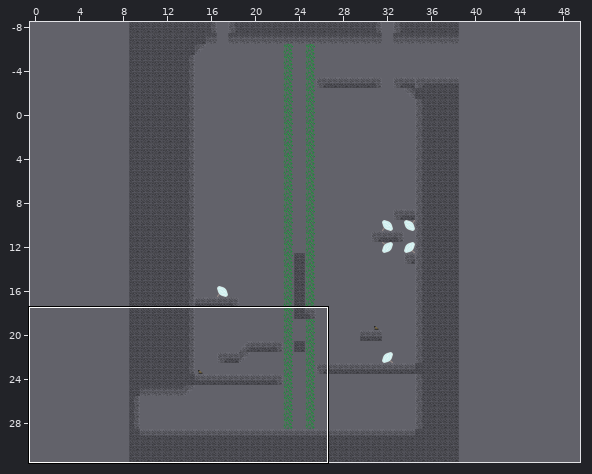
One commit to this Tiled map: android/assets/level11.tmx. The first picture is a wide view before the edit; the outline marks the close-up.
Close-up. As it was:
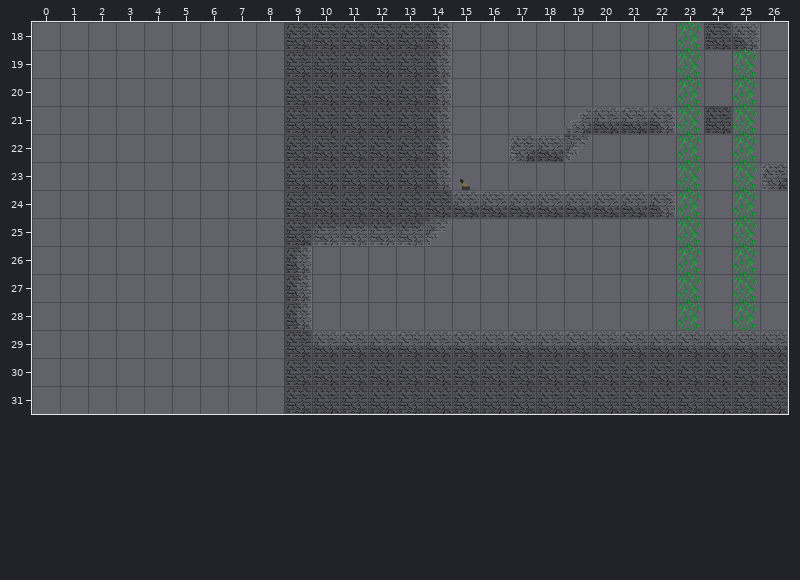
Cells are 32x32 px. Shown: x 0..26, y 18..31. The commit also changed other parts of the map, which this record leaves out. The old version is drawn lined up with the new one.
Once edited:
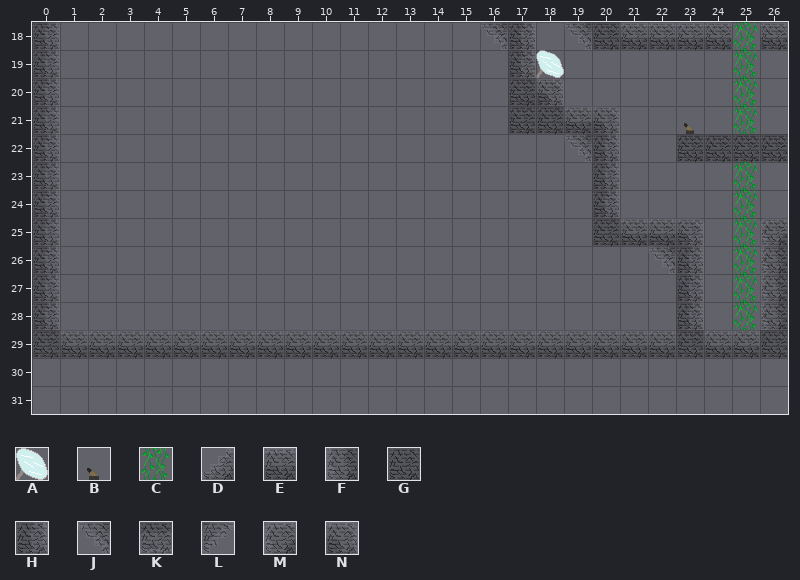
Key: from "objects": A 32, B 43, C 48; from "tileset": D 0, E 1, F 4, G 5, H 6, J 8, K 9, L 10, M 12, N 13.
_ is an empty cell.
Objects are placed by their top-left corner, in cells (3,4 is the top-left corner of cell 3,4); size is 1x1 cell unless given.
Edits made:
{"change": "map size 30x40 -> 50x30 cells (old content now starts at 9,-8; both pictures use the new coordinates)"}
{"where": "layer \"Kachelebene 1\""}
{"y":18,"x":0,"old":"_","new":"H"}
{"y":18,"x":9,"old":"GGGGGH","new":"______"}
{"y":18,"x":16,"old":"__","new":"JH"}
{"y":18,"x":19,"old":"____CGN_","new":"JGEEEECE"}
{"y":19,"x":0,"old":"_","new":"H"}
{"y":19,"x":9,"old":"GGGGGH","new":"______"}
{"y":19,"x":17,"old":"__","new":"HA"}
{"y":19,"x":23,"old":"C","new":"_"}
{"y":20,"x":0,"old":"_","new":"H"}
{"y":20,"x":9,"old":"GGGGGH","new":"______"}
{"y":20,"x":17,"old":"__","new":"GN"}
{"y":20,"x":23,"old":"C","new":"_"}
{"y":21,"x":0,"old":"_","new":"H"}
{"y":21,"x":9,"old":"GGGGGH","new":"______"}
{"y":21,"x":17,"old":"__DEENCG","new":"GGEN__B_"}
{"y":22,"x":0,"old":"_","new":"H"}
{"y":22,"x":9,"old":"GGGGGH","new":"______"}
{"y":22,"x":17,"old":"MEL_","new":"__JH"}
{"y":22,"x":23,"old":"C_C_","new":"GGGG"}
{"y":23,"x":0,"old":"_","new":"H"}
{"y":23,"x":9,"old":"GGGGGHB","new":"_______"}
{"y":23,"x":20,"old":"_","new":"H"}
{"y":23,"x":23,"old":"C","new":"_"}
{"y":23,"x":26,"old":"M","new":"_"}
{"y":24,"x":0,"old":"_","new":"H"}
{"y":24,"x":9,"old":"GGGGGGEEEEEEENC","new":"___________H___"}
{"y":25,"x":0,"old":"_","new":"H"}
{"y":25,"x":9,"old":"GKKKKL","new":"______"}
{"y":25,"x":20,"old":"___C","new":"GEEN"}
{"y":25,"x":26,"old":"_","new":"M"}
{"y":26,"x":0,"old":"_","new":"H"}
{"y":26,"x":9,"old":"H","new":"_"}
{"y":26,"x":22,"old":"_C","new":"JH"}
{"y":26,"x":26,"old":"_","new":"F"}
{"y":27,"x":0,"old":"_","new":"H"}
{"y":27,"x":9,"old":"H","new":"_"}
{"y":27,"x":23,"old":"C","new":"H"}
{"y":27,"x":26,"old":"_","new":"F"}
{"y":28,"x":0,"old":"_","new":"H"}
{"y":28,"x":9,"old":"H","new":"_"}
{"y":28,"x":23,"old":"C","new":"H"}
{"y":28,"x":26,"old":"_","new":"F"}
{"y":29,"x":0,"old":"_________G","new":"GEEEEEEEEE"}
{"y":29,"x":23,"old":"E","new":"G"}
{"y":29,"x":26,"old":"E","new":"G"}
{"y":30,"x":9,"old":"GGGGGGGGGGGGGGGGGG","new":"__________________"}
{"y":31,"x":9,"old":"GGGGGGGGGGGGGGGGGG","new":"__________________"}
{"where": "layer \"objectLayer\""}
{"was": "B at 15,23", "now": "outside this view"}
{"was": "outside this view", "now": "B at 23,21"}
{"label":"changed","picture_box":[32,22,788,414]}
